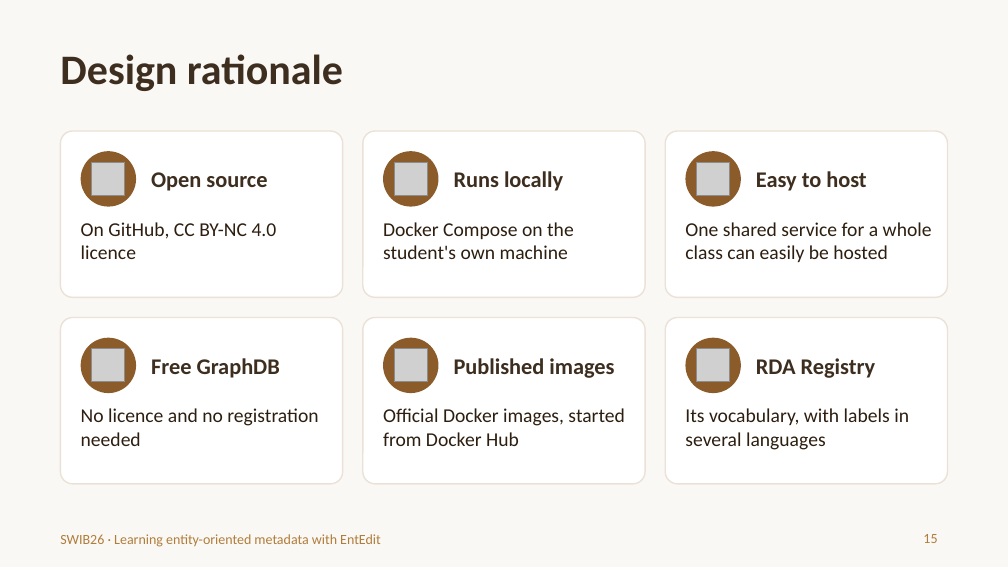
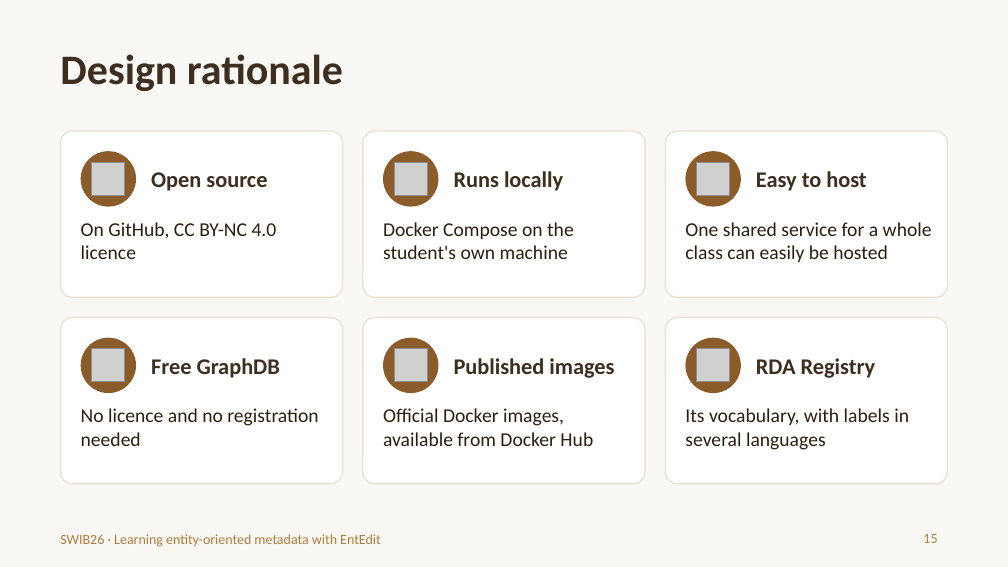
Before and after one commit to trondaal/EntEdit, a slide deck: slide 15 of swib26/EntEdit-SWIB26-introduction.pptx. Drawn at 1008x567 pixels with LibreOffice and Linux fonts; fonts in the diff are those of the drawing; grey boxes stand for pictures. Boxes give left, top, right and bottom in pixels: in the first picture for what was removed or moved away, otherwise in the second. Text is boxed around its words. In the diff, an @@ line names an element or a change of style, - is before the commit and + after.

```diff
--- a/swib26/EntEdit-SWIB26-introduction.pptx
+++ b/swib26/EntEdit-SWIB26-introduction.pptx
@@ text at (383,408,593,446): text changed @@
-Official Docker images, started from Docker Hub
+Official Docker images, available from Docker Hub
```
Also in this commit, not shown: 5 other slides changed, 1 slide added.
